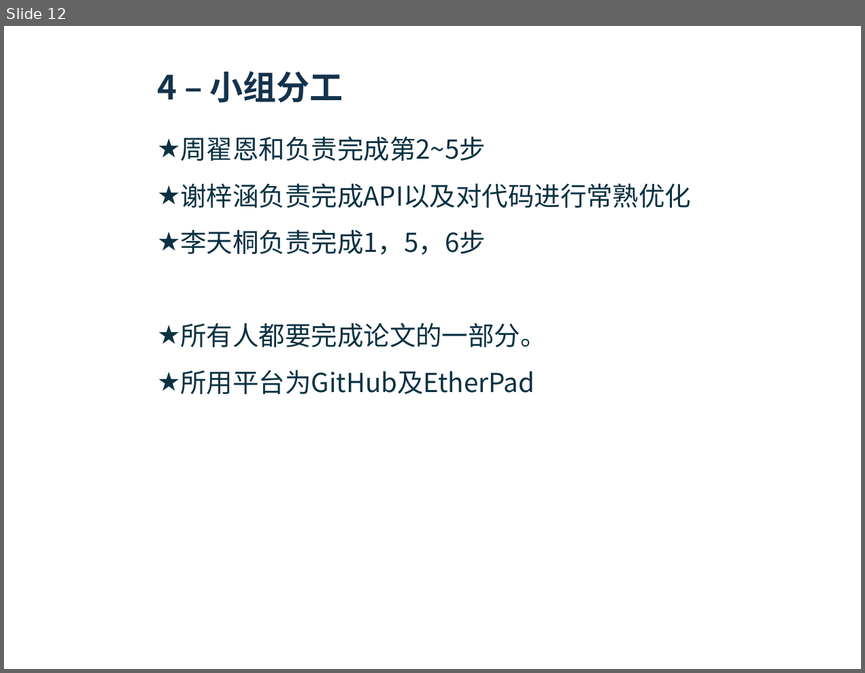
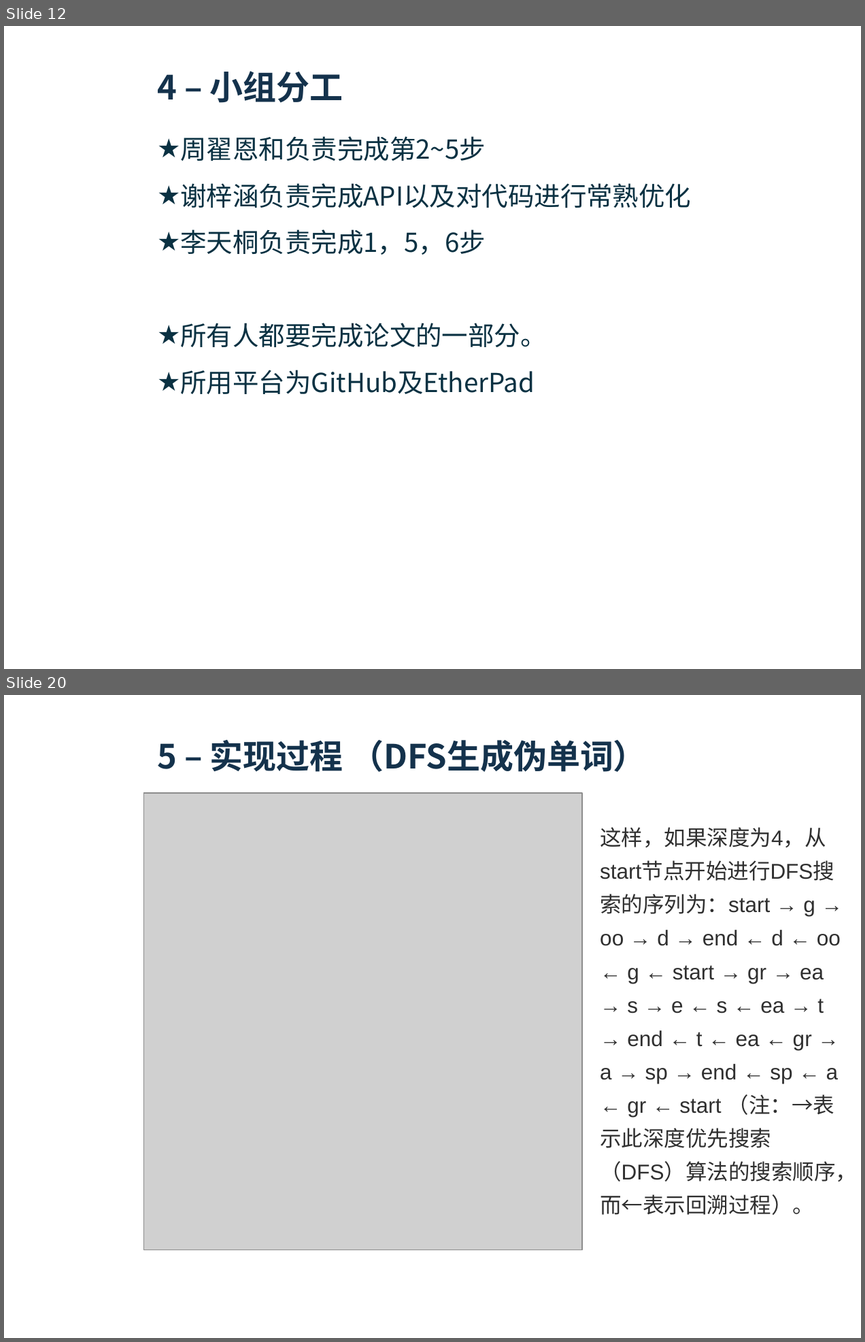
Before and after one commit to bdfzoier/Monkey_Type, a slide deck: result/ppt/猴子打字计划.pptx. Shown one above the other, each under a label of ours: slide 12 before the commit, slides 12 and 20 after it; the slides between them are not shown. The pictures are 865x673 and 865x1342 pixels, drawn with LibreOffice and Linux fonts; fonts in the diff are those of the drawing; grey boxes stand for pictures; background and template pictures are left out. Boxes give left, top, right and bottom in pixels: in the first picture for what was removed or moved away, otherwise in the second. Text is boxed around its words. In the diff, an @@ line names an element or a change of style, - is before the commit and + after.

```diff
--- a/result/ppt/猴子打字计划.pptx
+++ b/result/ppt/猴子打字计划.pptx
@@ slide 20 added at [4, 695, 861, 1338], background picture (left out); not listed: 2 template elements that a slide beside it also shows @@
@@ title added at [157, 740, 647, 772], 28 pt, text #14324C, bold @@
+5 – 实现过程 （DFS生成伪单词）
@@ picture added at [143, 793, 582, 1249] @@
@@ text added at [600, 827, 857, 1215], 18 pt, text #2F2F2F @@
+这样，如果深度为4，从start节点开始进行DFS搜索的序列为：start → g → oo → d → end ← d ← oo ← g ← start → gr → ea → s → e ← s ← ea → t → end ← t ← ea ← gr → a → sp → end ← sp ← a ← gr ← start （注：→表示此深度优先搜索（DFS）算法的搜索顺序，而←表示回溯过程）。
```
Also in this commit, not shown: 7 other slides added.
